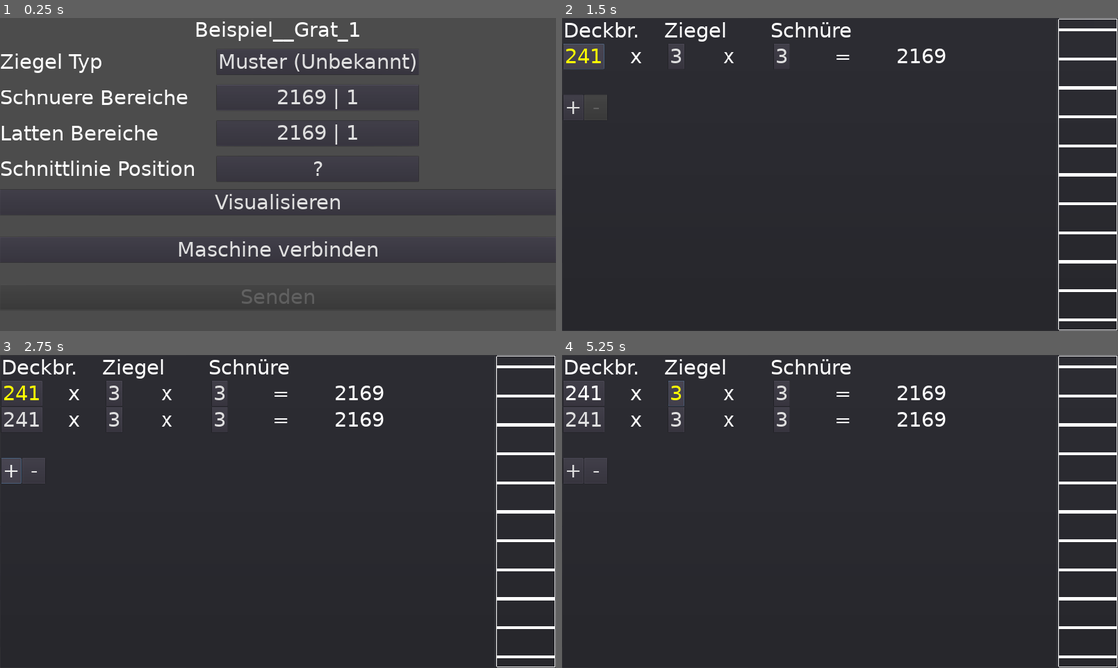
Above: before the commit, frames 1-4 (two rows, left to right).
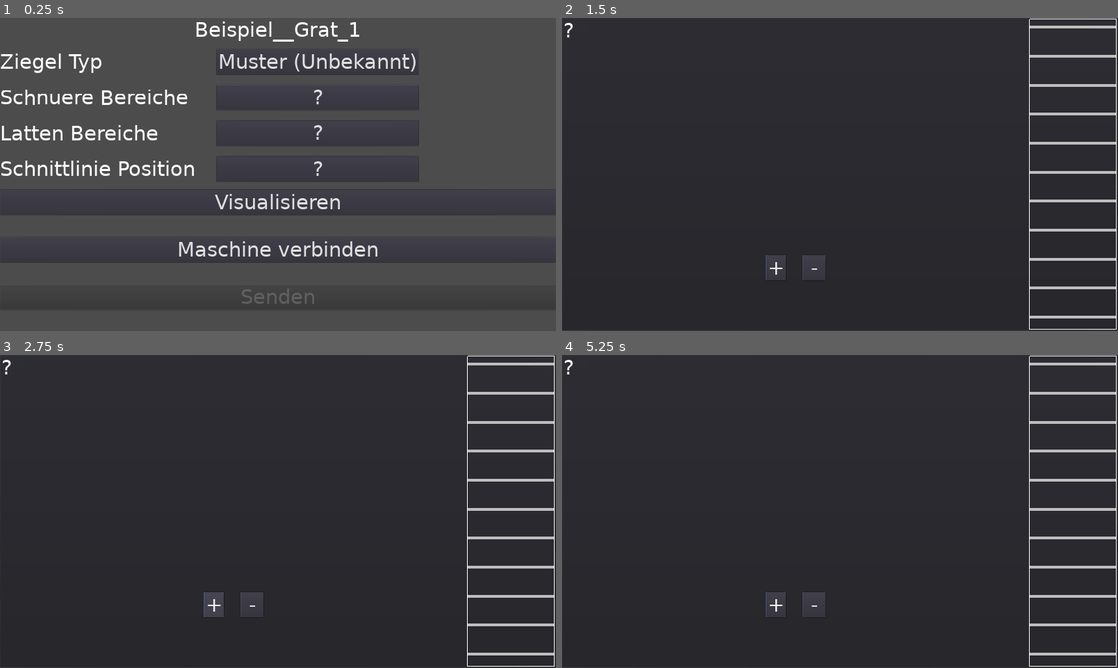
Above: after the commit, the same moments.

Repository: schwitin/TilesCutting1
Game: Godot game, scene res://Einstellungen/EinstellungenInput.tscn
Two runs of this game, one before a commit and one after it. Both use one fixed random seed, a clock stepped at 60 frames per second and the inputs below. This scene is started directly instead of the project's main scene.
Inputs (mouse positions are in pixels of both pictures, inside the frame that each line leads up to):
- Up to frame 1 (0.25 s): no input
- Up to frame 2 (1.5 s): click "2169 | 1" (after the commit: "?") at 0.5 s; click (584, 55) at 1.25 s, where only the run before the commit has a clickable "241"
- Up to frame 3 (2.75 s): click "+" at 2 s
- Up to frame 4 (5.25 s): click "?" at 2.75 s; click "2169 | 1" (after the commit: "?") at 3.5 s; click "Muster (Unbekannt)" at 4.25 s; click (678, 392) at 5 s, where only the run before the commit has a clickable "3"

The runs differ from the first frame. In frame 1, 0.5% of the frame differs, in the area x 50-65%, y 22-41%; in frame 2, 5.1%; in frame 3, 5.6%, in the area x 0-100%, y 0-100%; in frame 4, 5.4%.
Error after the commit: Invalid get index 'bereicheLatten' (on base: 'Nil'). (res://Einstellungen/Bereiche/BereicheInput.gd:53)

Commit message:
Schnurabstand statt Deckbreite wird erfasst.

Diff:
--- a/Controls/NiceSlider.gd
+++ b/Controls/NiceSlider.gd
@@ -17,7 +17,6 @@
 
 var speed = 0
 var MAX_SPEED = 1000
-var MIN_SPEED = 200
 var SPEED_DECREMENT = 2
 
 
@@ -140,7 +139,7 @@
 		self.inernalValue += 1 * direction
 		successfullIncrement += 1 * direction
 
-		if self.inernalValue % self.sensitivity == 0 || self.is_on_limit() :
+		if int(self.inernalValue) % self.sensitivity == 0 || self.is_on_limit() :
 			self.value += 1 * direction
 			emit_signal("value_changed", value)
 
@@ -211,8 +210,9 @@
 		self.inernalValue = self.value
 		return
 
-	self.value = value
-	self.inernalValue = value
+	self.value = int(value)
+	self.inernalValue = int(value)
+	self.inernalValue = int(self.inernalValue)
 
 
 func set_sensitivity(sensitivity):
--- a/Einstellungen/Bereiche/BereichInput.gd
+++ b/Einstellungen/Bereiche/BereichInput.gd
@@ -41,7 +41,10 @@
 		"VersatzY": "35",
 		"DecklaengeMin" : "370",
 		"DecklaengeMax" : "400",
-		"Deckbreite" : "267"
+		"Deckbreite" : "267",
+		"DeckbreiteMin" : "265",
+		"DeckbreiteMax" : "269"
+
 	}
 	var ziegelTypClass = load("res://Model/ZiegelTyp.gd")
 	var ziegel_typ = ziegelTypClass.new(data)
--- a/Einstellungen/Bereiche/BereicheInput.gd
+++ b/Einstellungen/Bereiche/BereicheInput.gd
@@ -18,7 +18,7 @@
 var isDirty = false
 
 func _ready():
-	test()
+	#test()
 	pass
 
 
@@ -38,8 +38,8 @@
 
 	if bereichTyp == "S":
 		bereichClass = preload("res://Model/SchnuereBereich.gd")
-		bereichInputScene = preload("res://Einstellungen/Bereiche/SchnuereBereichInput.tscn")
-		ueberschriftNode.set_text("Deckbr.    Ziegel       Schnüre")
+		bereichInputScene = preload("res://Einstellungen/Bereiche/SchnuereBereichInput1.tscn")
+		ueberschriftNode.set_text("Schnurabst.    Schnüre       Ziegel")
 	else:
 		bereichClass = preload("res://Model/LattenBereich.gd")
 		bereichInputScene = preload("res://Einstellungen/Bereiche/LattenBereichInput.tscn")
@@ -120,6 +120,12 @@
 
 func _on_AddButton_pressed():
 	var bereich = bereichClass.new(einstellungen.ziegelTyp)
+
+	if bereichTyp == "S":
+		bereich.anzahl_schnuere = 1
+	else:
+		bereich.anzahl_latten = 1
+
 	add_bereich(bereich)
 	get_bereiche().append(bereich)
 	update_button_visibility()
@@ -139,7 +145,7 @@
 
 func _on_DachdimensionInput_pressed():
 	init_bereiche_view()
-	get_node("PopupPanel").popup_centered()
+	get_node("PopupPanel").popup_centered_ratio (0.9999)
 
 
 func _on_PopupPanel_popup_hide():
--- a/Einstellungen/Bereiche/BereicheInput.tscn
+++ b/Einstellungen/Bereiche/BereicheInput.tscn
@@ -15,62 +15,83 @@
 visible = true
 anchor_right = 1.0
 anchor_bottom = 1.0
+margin_right = 634.0
+margin_bottom = 567.0
 
 [node name="HBoxContainer" type="HBoxContainer" parent="PopupPanel"]
 margin_left = 4.0
 margin_top = 4.0
-margin_right = 372.0
-margin_bottom = 268.0
+margin_right = 679.0
+margin_bottom = 651.0
 
 [node name="Container" type="VBoxContainer" parent="PopupPanel/HBoxContainer"]
-margin_right = 156.0
-margin_bottom = 264.0
+margin_right = 371.0
+margin_bottom = 647.0
 size_flags_horizontal = 3
 
 [node name="Ueberschrift" type="Label" parent="PopupPanel/HBoxContainer/Container"]
-margin_right = 156.0
+margin_right = 371.0
 margin_bottom = 82.0
 text = "?"
 
 [node name="BereicheContainer" type="VBoxContainer" parent="PopupPanel/HBoxContainer/Container"]
 margin_top = 86.0
-margin_right = 156.0
-margin_bottom = 86.0
-
-[node name="Abstand" type="Label" parent="PopupPanel/HBoxContainer/Container"]
-margin_top = 90.0
-margin_right = 156.0
-margin_bottom = 172.0
+margin_right = 371.0
+margin_bottom = 383.0
+size_flags_vertical = 3
 
 [node name="AddRemoveContainer" type="HBoxContainer" parent="PopupPanel/HBoxContainer/Container"]
-editor/display_folded = true
-margin_top = 176.0
-margin_right = 156.0
-margin_bottom = 264.0
+margin_top = 387.0
+margin_right = 371.0
+margin_bottom = 475.0
+alignment = 1
 
 [node name="AddButton" type="Button" parent="PopupPanel/HBoxContainer/Container/AddRemoveContainer"]
-margin_right = 71.0
+margin_left = 80.0
+margin_right = 151.0
 margin_bottom = 88.0
 text = "+"
 align = 0
 
+[node name="VSeparator" type="VSeparator" parent="PopupPanel/HBoxContainer/Container/AddRemoveContainer"]
+margin_left = 155.0
+margin_right = 205.0
+margin_bottom = 88.0
+rect_min_size = Vector2( 50, 0 )
+
 [node name="RemoveButton" type="Button" parent="PopupPanel/HBoxContainer/Container/AddRemoveContainer"]
-margin_left = 75.0
-margin_right = 156.0
+margin_left = 209.0
+margin_right = 290.0
 margin_bottom = 88.0
 text = " - "
 align = 2
 
-[node name="VSeparator" type="VSeparator" parent="PopupPanel/HBoxContainer"]
-margin_left = 160.0
-margin_right = 164.0
-margin_bottom = 264.0
+[node name="Abstand" type="Label" parent="PopupPanel/HBoxContainer/Container"]
+margin_top = 479.0
+margin_right = 371.0
+margin_bottom = 561.0
+
+[node name="InfoContainer" type="HBoxContainer" parent="PopupPanel/HBoxContainer/Container"]
+margin_top = 565.0
+margin_right = 371.0
+margin_bottom = 647.0
+alignment = 1
+
+[node name="InfoLabel" type="Label" parent="PopupPanel/HBoxContainer/Container/InfoContainer"]
+margin_left = 183.0
+margin_right = 183.0
+margin_bottom = 82.0
+
+[node name="InfoValue" type="Label" parent="PopupPanel/HBoxContainer/Container/InfoContainer"]
+margin_left = 187.0
+margin_right = 187.0
+margin_bottom = 82.0
 
 [node name="VSlider" type="Control" parent="PopupPanel/HBoxContainer"]
-margin_left = 168.0
-margin_right = 368.0
-margin_bottom = 264.0
-rect_min_size = Vector2( 200, 0 )
+margin_left = 375.0
+margin_right = 675.0
+margin_bottom = 647.0
+rect_min_size = Vector2( 300, 0 )
 script = ExtResource( 3 )
 [connection signal="pressed" from="." to="." method="_on_DachdimensionInput_pressed"]
 [connection signal="popup_hide" from="PopupPanel" to="." method="_on_PopupPanel_popup_hide"]
--- /dev/null
+++ b/Einstellungen/Bereiche/SchnuereBereichInput1.gd
@@ -0,0 +1,98 @@
+extends "BereichInput.gd"
+
+var schnurabstand_node
+var ziegel_node
+var schnuere_node
+var gesamtgroesse_node
+
+# model
+var bereich setget set_bereich
+
+signal value_changed(bereich)
+
+
+func _ready():
+	#test()
+	pass
+
+
+func test():
+	var schnuereBereichClass = load("res://Model/SchnuereBereich.gd")
+	self.bereich = schnuereBereichClass.new(get_beispiel_ziegel_typ())
+
+
+func set_bereich(_bereich):
+	bereich = _bereich
+	var children = get_children()
+	for child in children:
+		remove_child(child)
+
+	gesamtgroesse_node = create_label_node("?")
+	schnurabstand_node = crate_schnurabstand_node()
+	ziegel_node = create_ziegel_node()
+	schnuere_node = create_schnuere_node()
+
+	add_child(schnurabstand_node)
+	add_child(create_label_node("                "))
+	add_child(schnuere_node)
+	add_child(create_label_node("                 "))
+	add_child(ziegel_node)
+	update_gesamtgroesse()
+
+
+func crate_schnurabstand_node():
+	var node = inputFieldScene.instance()
+	node.connect("selected", self, "_on_InputField_selected")
+	node.connect("value_changed", self, "_on_schnurabstand_changed")
+	node.wert = bereich.schnurabstand
+	node.min_wert = bereich.deckbreiteMin * bereich.anzahl_ziegel
+	node.max_wert = bereich.deckbreiteMax * bereich.anzahl_ziegel
+	return node
+
+
+func create_ziegel_node():
+	var node = inputFieldScene.instance()
+	node.connect("selected", self, "_on_InputField_selected")
+	node.connect("value_changed", self, "_on_ziegel_changed")
+	node.wert = bereich.anzahl_ziegel
+	node.min_wert = 2
+	node.max_wert = 10
+	return node
+
+
+func create_schnuere_node():
+	var node = inputFieldScene.instance()
+	node.connect("selected", self, "_on_InputField_selected")
+	node.connect("value_changed", self, "_on_schnuere_changed")
+	node.wert = bereich.anzahl_schnuere
+	node.min_wert = 1
+	node.max_wert = 10
+	return node
+
+
+func update_gesamtgroesse():
+	var bereichbreite = bereich.get_berich_groesse()
+	# print("bereichbreite", bereichbreite)
+	gesamtgroesse_node.set_text(String(bereichbreite))
+
+
+func _on_schnurabstand_changed(value):
+	bereich.schnurabstand = value
+	update_gesamtgroesse()
+	emit_signal("value_changed", bereich)
+
+
+func _on_ziegel_changed(value):
+	bereich.anzahl_ziegel = value
+	bereich.schnurabstand = bereich.deckbreite * bereich.anzahl_ziegel
+	schnurabstand_node.wert = bereich.schnurabstand
+	schnurabstand_node.min_wert = bereich.deckbreiteMin * bereich.anzahl_ziegel
+	schnurabstand_node.max_wert = bereich.deckbreiteMax * bereich.anzahl_ziegel
+	update_gesamtgroesse()
+	emit_signal("value_changed", bereich)
+
+
+func _on_schnuere_changed(value):
+	bereich.anzahl_schnuere = value
+	update_gesamtgroesse()
+	emit_signal("value_changed", bereich)
--- /dev/null
+++ b/Einstellungen/Bereiche/SchnuereBereichInput1.tscn
@@ -0,0 +1,6 @@
+[gd_scene load_steps=2 format=2]
+
+[ext_resource path="res://Einstellungen/Bereiche/SchnuereBereichInput1.gd" type="Script" id=1]
+
+[node name="SchnuereBereichInput1" type="HBoxContainer"]
+script = ExtResource( 1 )
--- a/Model/Dach.gd
+++ b/Model/Dach.gd
@@ -222,7 +222,7 @@
 	for bereich in bereicheSchuere :
 		#warning-ignore:unused_variable
 		for i in range(bereich.anzahl_schnuere):
-			x = x + bereich.get_abstand()
+			x = x + bereich.schnurabstand
 			var p1 = Vector2(x, 0)
 			var p2 = Vector2(x, bounding_box.y)
 			var linie = classLinie.new(p1, p2)
@@ -383,10 +383,11 @@
 		for l in range(bereichLatten.anzahl_latten):
 			# Erster Element ist der linke Ziegel in der Reihe.
 			var ziegelReihe = get_ziegelreihe(lattenPositionY, lattenNr)
-			alleZiegelReihen.append(ziegelReihe)
-			# Wir verschieben lattenPositionY um eine Decklänge (=Lattenabstand) nach unten.
-			lattenPositionY += decklaenge
-			lattenNr += 1
+			if ziegelReihe.size() > 0:
+				alleZiegelReihen.append(ziegelReihe)
+				# Wir verschieben lattenPositionY um eine Decklänge (=Lattenabstand) nach unten.
+				lattenPositionY += decklaenge
+				lattenNr += 1
 
 	return alleZiegelReihen
 
@@ -408,7 +409,7 @@
 
 	# Wir gehen über alle Bereiche und ermitteln die Deckbreite für jeden Bereich
 	for bereichSchnuere in einstellungen.bereicheSchuere:
-		var deckbreite = bereichSchnuere.deckbreite
+		var deckbreite = bereichSchnuere.get_deckbreite()
 		# Wir gehen über alle Schnüre im Bereich.
 		#warning-ignore:unused_variable
 		for schnurNr in range(bereichSchnuere.anzahl_schnuere):
--- a/Model/SchnuereBereich.gd
+++ b/Model/SchnuereBereich.gd
@@ -1,33 +1,45 @@
 extends Reference
 
 var deckbreite
+var schnurabstand
+var deckbreiteMin
+var deckbreiteMax
 var anzahl_ziegel
 var anzahl_schnuere
 
 
 func _init(ziegel_typ):
-	deckbreite = int(ziegel_typ.deckBreite)
+	deckbreiteMin = int(ziegel_typ.deckBreiteMin)
+	deckbreiteMax = int(ziegel_typ.deckBreiteMax)
 	anzahl_ziegel = 3
 	anzahl_schnuere = 3
+	deckbreite = int(ziegel_typ.deckBreite)
+	schnurabstand = deckbreite * anzahl_ziegel
 
 
 func init(dictionary):
 	deckbreite = dictionary.deckbreite
+	schnurabstand = dictionary.schnurabstand
+	deckbreiteMin = dictionary.deckbreiteMin
+	deckbreiteMax = dictionary.deckbreiteMax
 	anzahl_schnuere = dictionary.anzahl_schnuere
 	anzahl_ziegel = dictionary.anzahl_ziegel
 
 
 func get_berich_groesse():
-	return deckbreite * anzahl_ziegel * anzahl_schnuere
+	return schnurabstand * anzahl_schnuere
 
+func get_deckbreite():
+	return schnurabstand / anzahl_ziegel
 
-func get_abstand():
-	return deckbreite * anzahl_ziegel
 
 
 func to_dictionary():
 	var d = {
 		deckbreite = deckbreite,
+		schnurabstand = schnurabstand,
+		deckbreiteMin = deckbreiteMin,
+		deckbreiteMax = deckbreiteMax,
 		anzahl_schnuere = anzahl_schnuere,
 		anzahl_ziegel = anzahl_ziegel
 	}
--- a/Model/ZiegelTyp.gd
+++ b/Model/ZiegelTyp.gd
@@ -7,6 +7,8 @@
 var deckLaengeMin
 var deckLaengeMax
 var deckBreite
+var deckBreiteMin
+var deckBreiteMax
 var versatzY
 
 
@@ -18,4 +20,6 @@
 	deckLaengeMin = int(ziegelTyp.DecklaengeMin)
 	deckLaengeMax = int(ziegelTyp.DecklaengeMax)
 	deckBreite = int(ziegelTyp.Deckbreite)
+	deckBreiteMin = int(ziegelTyp.DeckbreiteMin)
+	deckBreiteMax = int(ziegelTyp.DeckbreiteMax)
 	versatzY = int(ziegelTyp.VersatzY)
--- a/Model/ZiegelTypDAO.gd
+++ b/Model/ZiegelTypDAO.gd
@@ -30,7 +30,9 @@
 				"VersatzY": "16",
 				"DecklaengeMin" : "410",
 				"DecklaengeMax" : "430",
-				"Deckbreite" : "241"
+				"Deckbreite" : "241",
+				"DeckbreiteMin" : "239",
+				"DeckbreiteMax" : "243"
 			}
 		]
 	}
--- a/Resources/ZiegelTyp.json
+++ b/Resources/ZiegelTyp.json
@@ -9,7 +9,9 @@
 			"VersatzY": "16",
 			"DecklaengeMin" : "410",
 			"DecklaengeMax" : "430",
-			"Deckbreite" : "241"
+			"Deckbreite" : "241",
+                        "DeckbreiteMin" : "239",
+                        "DeckbreiteMax" : "243"
 		},
 		{
 			"Name": "Rubin 9V",
@@ -19,7 +21,9 @@
 			"VersatzY": "35",
 			"DecklaengeMin" : "370",
 			"DecklaengeMax" : "400",
-			"Deckbreite" : "267"
+			"Deckbreite" : "267",
+                        "DeckbreiteMin" : "265",
+                        "DeckbreiteMax" : "269"
 		},
 		{
 			"Name": "Rubin 11V",
@@ -29,7 +33,9 @@
 			"VersatzY": "39",
 			"DecklaengeMin" : "338",
 			"DecklaengeMax" : "370",
-			"Deckbreite" : "234"
+			"Deckbreite" : "234",
+                        "DeckbreiteMin" : "232",
+                        "DeckbreiteMax" : "246"
 		}
 
 
Not shown, changed: export_presets.cfg
Not shown, changed: ZiegelSchneiden.apk
